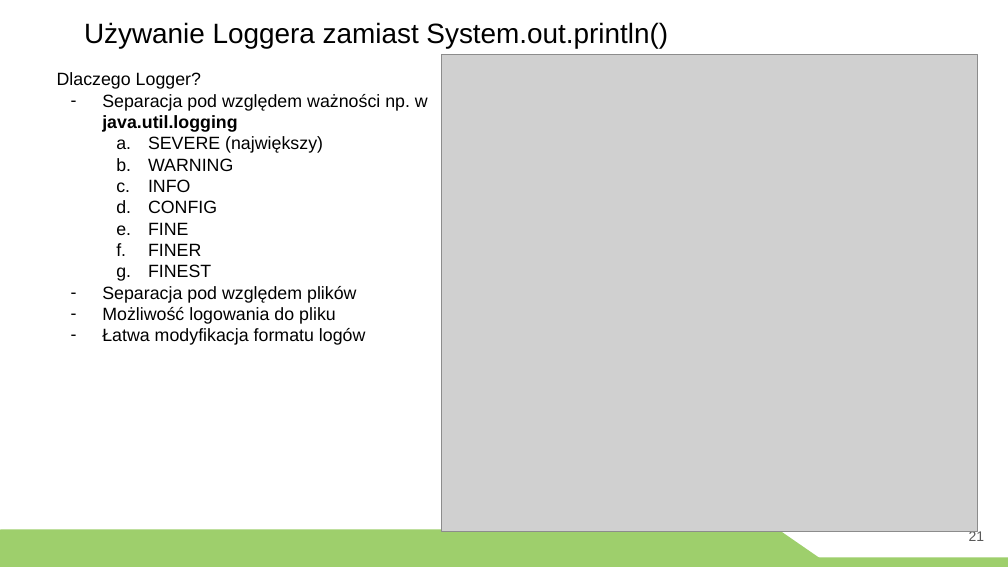
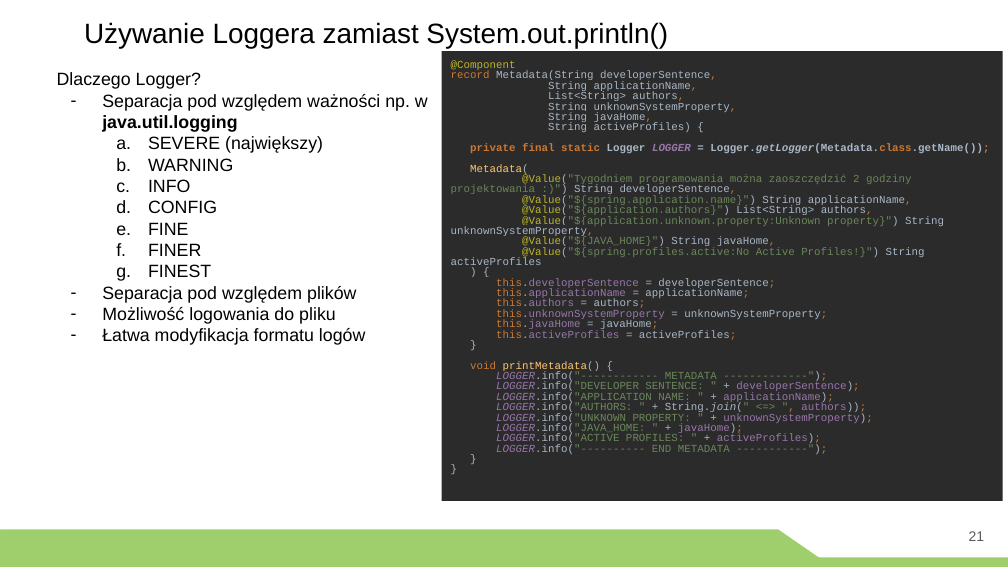
Before and after one commit to greencashew/warsztaty-podstawy-springa, a slide deck: slide 21 of prezentacja/szkolenie spring.pptx. Drawn at 1008x567 pixels with LibreOffice and Linux fonts; fonts in the diff are those of the drawing; grey boxes stand for pictures. Boxes give left, top, right and bottom in pixels: in the first picture for what was removed or moved away, otherwise in the second. Text is boxed around its words. In the diff, an @@ line names an element or a change of style, - is before the commit and + after.

```diff
--- a/prezentacja/szkolenie spring.pptx
+++ b/prezentacja/szkolenie spring.pptx
@@ picture removed at [442, 55, 979, 532] @@
@@ rectangle added at [442, 51, 1003, 501], fill #2B2B2B, 8.5 pt, text #A9B7C6 @@
+@Component
+record Metadata(String developerSentence,
+String applicationName,
+List<String> authors,
+String unknownSystemProperty,
+String javaHome,
+String activeProfiles) {
+private final static Logger LOGGER = Logger.getLogger(Metadata.class.getName());
+Metadata(
+@Value("Tygodniem programowania można zaoszczędzić 2 godziny projektowania :)") String developerSentence,
+@Value("${spring.application.name}") String applicationName,
+@Value("${application.authors}") List<String> authors,
+@Value("${application.unknown.property:Unknown property}") String unknownSystemProperty,
+@Value("${JAVA_HOME}") String javaHome,
+@Value("${spring.profiles.active:No Active Profiles!}") String activeProfiles
+) {
+this.developerSentence = developerSentence;
+this.applicationName = applicationName;
+this.authors = authors;
+this.unknownSystemProperty = unknownSystemProperty;
+this.javaHome = javaHome;
+this.activeProfiles = activeProfiles;
+}
+void printMetadata() {
+LOGGER.info("------------ METADATA -------------");
+LOGGER.info("DEVELOPER SENTENCE: " + developerSentence);
+LOGGER.info("APPLICATION NAME: " + applicationName);
+LOGGER.info("AUTHORS: " + String.join(" <=> ", authors));
+LOGGER.info("UNKNOWN PROPERTY: " + unknownSystemProperty);
+LOGGER.info("JAVA_HOME: " + javaHome);
+LOGGER.info("ACTIVE PROFILES: " + activeProfiles);
+LOGGER.info("---------- END METADATA -----------");
+}
+}
```
Also in this commit, not shown: 14 other slides changed, 1 slide added, 1 other file.
